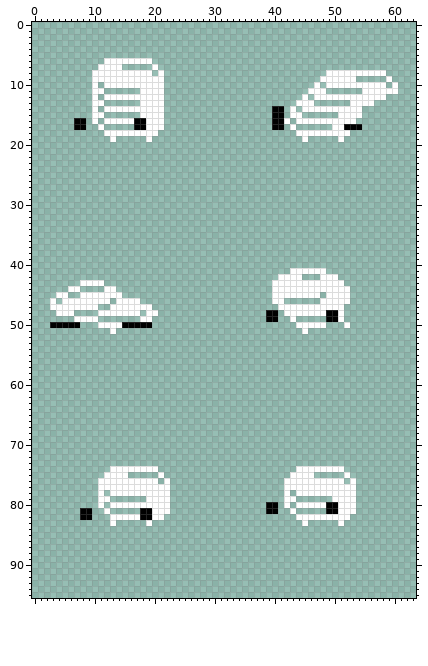
Sprite sheet, stored at sprites/character/throw_medium.png. This is how it looked before the edit.
The file is 64x96 pixels.
The result:
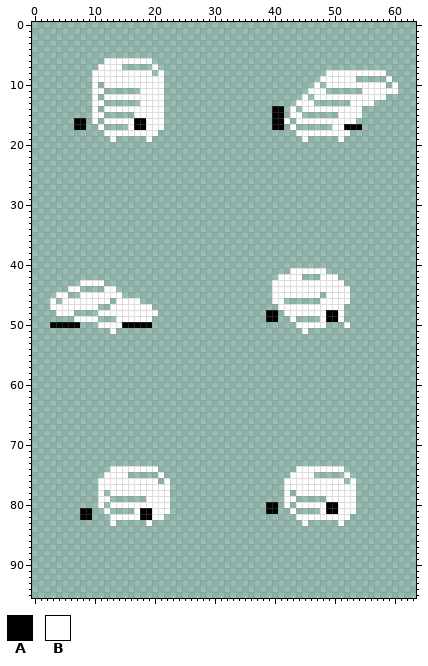
Palette (. is transparent): A #000000  B #ffffff
Change:
Colour B is added in row 15 at x 17; in row 17 at x 16; in row 48 at x 18; in row 49 at x 14 to 17 and 48; in row 79 at x 49; in row 81 at x 17 and 48.
Changed places in both pictures, as pixel boxes (x1, y1, x2, y2):
added: (128, 112, 140, 130)
added: (116, 310, 146, 322)
added: (320, 316, 326, 322)
added: (320, 496, 332, 514)
added: (134, 508, 140, 514)
